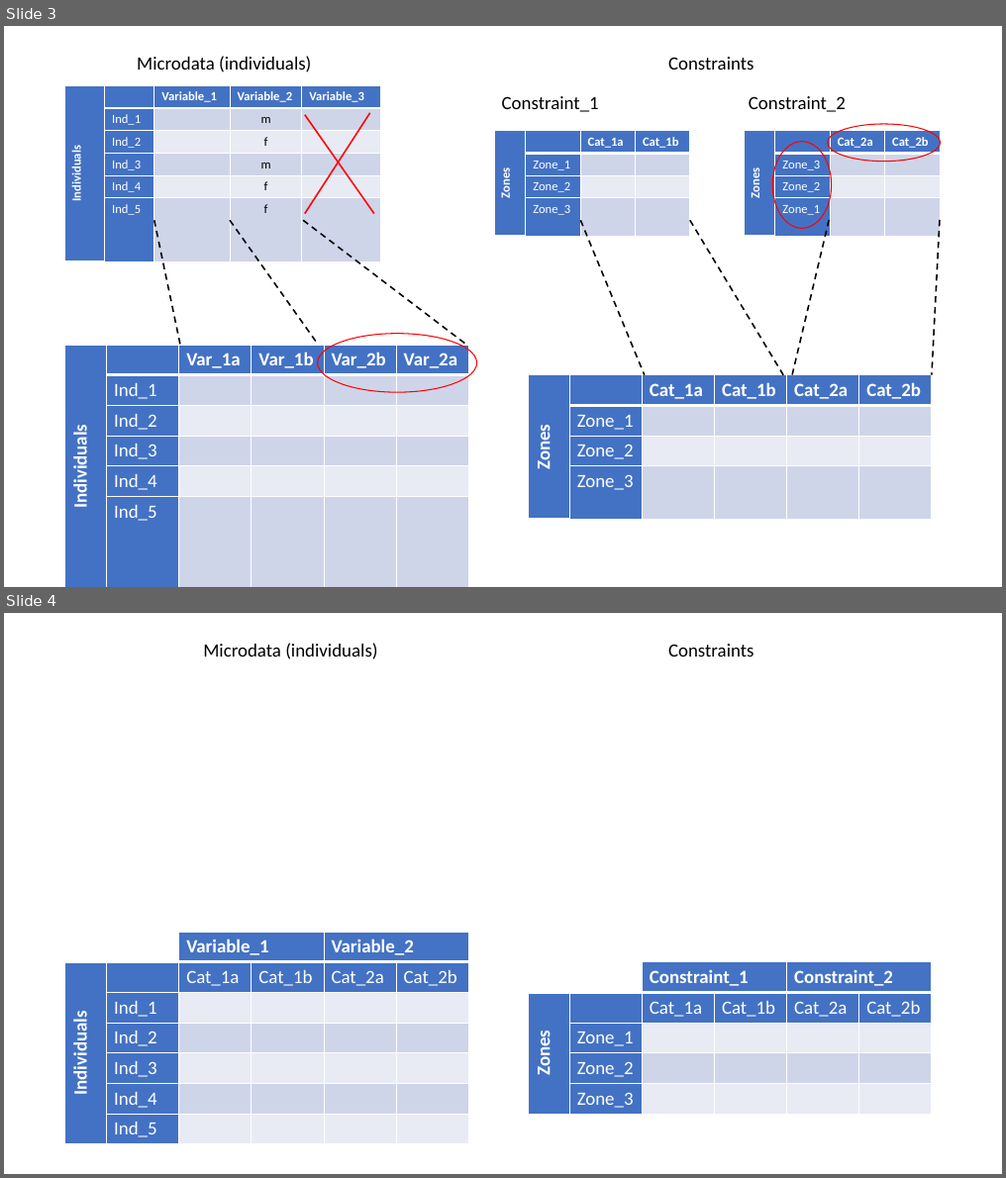
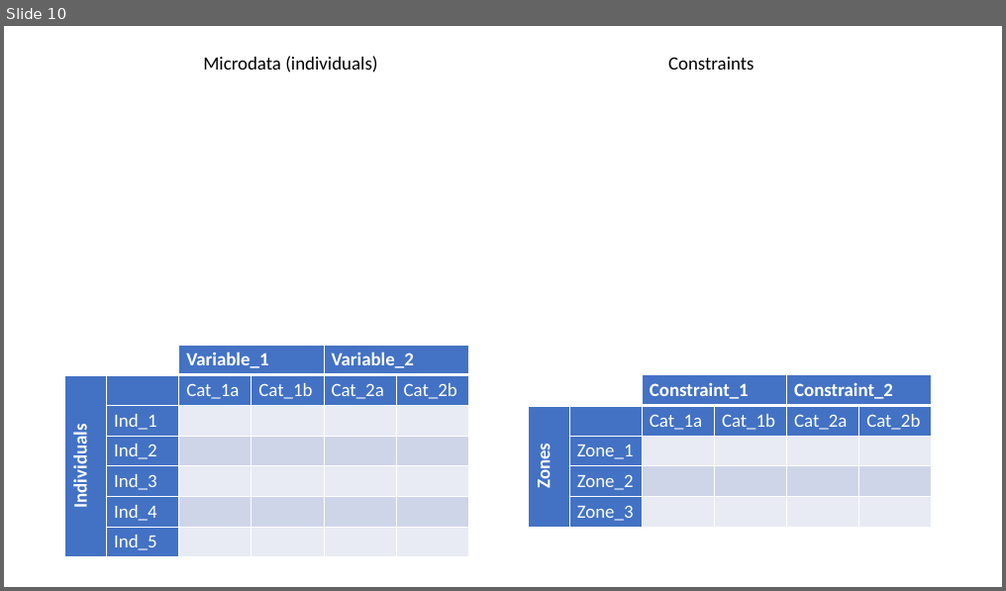
Before and after one commit to twrushby/SpatialMicrosim, a slide deck: SpatialMicrosim.pptx. Shown one above the other, each under a label of ours: slides 3 and 4 before the commit, slide 10 after it. The pictures are 1006x1178 and 1006x591 pixels, drawn with LibreOffice and Linux fonts; fonts in the diff are those of the drawing. Boxes give left, top, right and bottom in pixels: in the first picture for what was removed or moved away, otherwise in the second. Text is boxed around its words. In the diff, an @@ line names an element or a change of style, - is before the commit and + after.

```diff
--- a/SpatialMicrosim.pptx
+++ b/SpatialMicrosim.pptx
@@ slide 3 removed at (4,26,1002,587), background #FFFFFF @@
@@ text removed at (137,56,311,73) @@
-Microdata (individuals)
@@ text removed at (668,57,753,70) @@
-Constraints
@@ table removed at (65,85,380,221), 6 rows, 5 columns @@
-Individuals |  | Variable_1 | Variable_2 | Variable_3
- | Ind_1 |  | m | 
- | Ind_2 |  | f | 
- | Ind_3 |  | m | 
- | Ind_4 |  | f | 
- | Ind_5 |  | f | 
@@ line removed from (370, 113) to (305, 214) @@
@@ text removed at (502,96,599,112) @@
-Constraint_1
@@ text removed at (748,96,846,112) @@
-Constraint_2
@@ line removed from (305, 115) to (374, 214) @@
@@ table removed at (494,131,690,221), 4 rows, 4 columns @@
-Zones |  | Cat_1a | Cat_1b
- | Zone_1 |  | 
- | Zone_2 |  | 
- | Zone_3 |  | 
@@ table removed at (745,131,940,221), 4 rows, 4 columns @@
-Zones |  | Cat_2a | Cat_2b
- | Zone_3 |  | 
- | Zone_2 |  | 
- | Zone_1 |  | 
@@ ellipse removed at (772,142,832,229) @@
@@ ellipse removed at (828,124,940,162) @@
@@ line removed from (154, 221) to (180, 345) @@
@@ line removed from (230, 221) to (319, 345) @@
@@ line removed from (303, 221) to (466, 345) @@
@@ line removed from (580, 221) to (645, 375) @@
@@ line removed from (690, 221) to (783, 375) @@
@@ line removed from (829, 220) to (792, 375) @@
@@ line removed from (940, 220) to (932, 375) @@
@@ table removed at (65,345,469,527), 6 rows, 6 columns @@
-Individuals |  | Var_1a | Var_1b | Var_2b | Var_2a
- | Ind_1 |  |  |  | 
- | Ind_2 |  |  |  | 
- | Ind_3 |  |  |  | 
- | Ind_4 |  |  |  | 
- | Ind_5 |  |  |  | 
@@ ellipse removed at (318,334,477,393) @@
@@ table removed at (528,375,933,497), 4 rows, 6 columns @@
-Zones |  | Cat_1a | Cat_1b | Cat_2a | Cat_2b
- | Zone_1 |  |  |  | 
- | Zone_2 |  |  |  | 
- | Zone_3 |  |  |  | 
@@ what was slide 4 is now slide 10 @@
```
Also in this commit, not shown: 2 slides changed, 7 slides added.
